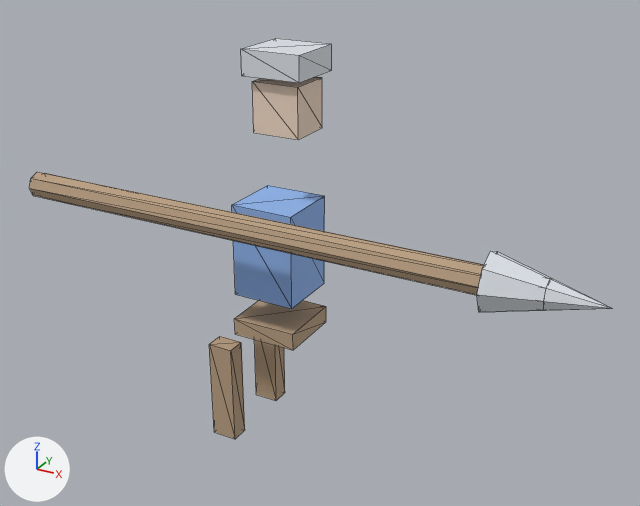
Two versions of the glTF model assets/models/vanguard/vanguard_pikeman.glb, one commit apart.
Both versions are drawn from a 50 mm lens placed at (36.7, -57.9, 51.1), pointed at (4.5, 0.5, 21.9). The axes (+X, +Y, +Z) are drawn at lower left. The lights are the same throughout. The older version comes first. Mesh edges are drawn as thin lines. Vertices at exactly the same position are counted once.

Script lines for the objects in view, before the commit:
```python
me_cube = bpy.data.meshes.new('Cube')
me_cube.from_pydata(...)  # a box spanning x -3.6..-1.4, y -4.3..-2.7, z 4.5..13.5; a box spanning x -3.6..-1.4, y 2.7..4.3, z 4.5..13.5; a box spanning x -1.8..3.8, y -2.8..2.8, z 18.0..26.0; a box spanning x -1.9..3.9, y -2.9..2.9, z 14.2..15.8; a box spanning x 0.0..4.0, y -1.9..1.9, z 32.0..36.0; a box spanning x -0.5..4.5, y -2.5..2.5, z 36.5..38.5; an 8-sided cylinder along x spanning x -19.0..25.0, y -7.6..-5.4, z 24.9..27.1; an 8-sided cone pointing to +x spanning x 21.0..29.0, y -8.7..-4.3, z 23.8..28.2
me_cube.materials.append(mat_main)
ob_vanguard_pikeman = bpy.data.objects.new('vanguard_pikeman', me_cube)
ob_vanguard_pikeman.location = (0.0, 0.0, 0.0)
```
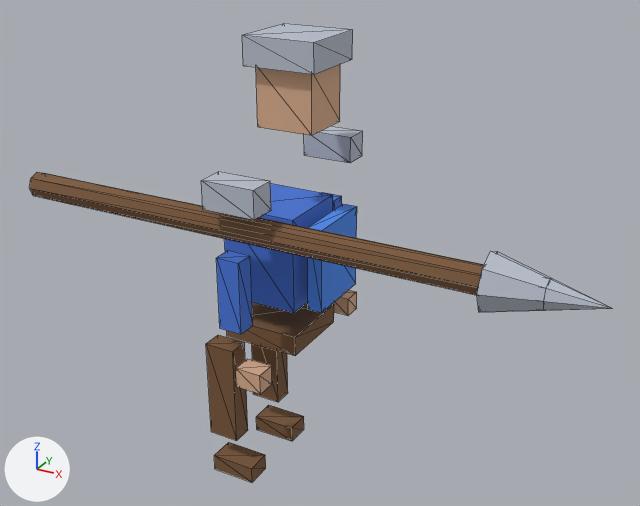
Patch to the scene script:
```diff
--- a/assets/models/vanguard/vanguard_pikeman.glb.py
+++ b/assets/models/vanguard/vanguard_pikeman.glb.py
@@ me_cube @@
 # used by ob_vanguard_pikeman; location = (0.0, 0.0, 0.0)
-me_cube.from_pydata(...)  # 73 vertices, 114 faces; spans x -19.0..29.0, y -8.7..4.3, z 4.5..38.5
+me_cube.from_pydata(...)  # 145 vertices, 222 faces; spans x -19.0..29.0, y -8.7..8.6, z 0.8..39.6
+# me_cube part 1: a new loose piece, a box spanning x -3.9..-1.1, y -4.4..-2.6, z 4.5..13.5, in mat_main
+# me_cube part 2: a new loose piece, a box spanning x -3.9..-1.1, y 2.6..4.4, z 4.5..13.5, in mat_main
+# me_cube part 3: a new loose piece, a box spanning x -3.5..0.5, y -4.7..-2.3, z 0.8..2.2, in mat_main
+# me_cube part 4: a new loose piece, a box spanning x -3.5..0.5, y 2.3..4.7, z 0.8..2.2, in mat_main
+# me_cube part 5: a new loose piece, a box spanning x -2.2..4.2, y -3.2..3.2, z 18.0..26.0, in mat_main
+# me_cube part 6: a new loose piece, a box spanning x 5.4..6.6, y -3.0..3.0, z 18.5..25.5, in mat_main
+# me_cube part 7: a new loose piece, a box spanning x -2.4..4.4, y -3.4..3.4, z 14.1..15.9, in mat_main
+# me_cube part 8: a new loose piece, a box spanning x -0.2..4.2, y -8.6..-6.4, z 27.9..30.1, in mat_main
+# me_cube part 9: a new loose piece, a box spanning x -0.2..4.2, y 6.4..8.6, z 27.9..30.1, in mat_main
+# me_cube part 10: a new loose piece, a box spanning x 0.5..2.5, y -8.3..-6.7, z 18.0..24.0, in mat_main
+# me_cube part 11: a new loose piece, a box spanning x 1.9..4.1, y -8.4..-6.7, z 13.1..14.9, in mat_main
+# me_cube part 12: a new loose piece, a box spanning x 0.5..2.5, y 6.7..8.3, z 18.0..24.0, in mat_main
+# me_cube part 13: a new loose piece, a box spanning x 1.9..4.1, y 6.7..8.4, z 13.1..14.9, in mat_main
+# me_cube part 14: a new loose piece, a box spanning x 0.6..5.4, y -2.2..2.2, z 32.6..37.4, in mat_main
+# me_cube part 15: a new loose piece, a box spanning x 0.0..6.0, y -3.0..3.0, z 37.4..39.6, in mat_main
+# me_cube part 16: 6 loose pieces with 48 vertices, spanning x -3.6..4.5, y -4.3..4.3, z 4.5..38.5, are deleted
+# me_cube part 17: 42 kept faces spanning x -19.0..29.0, y -8.7..-4.3, z 23.8..28.2 get new vertex colours
 me_cube.materials.append(mat_main)
```

What differs and where, as boxes [x1, y1, x2, y2] in the pictures (640 x 506 px):
'vanguard_pikeman', reshaped (14% taller): before [29, 38, 611, 439]; after [29, 23, 611, 482]
part 1 of me_cube, added (brown): after [206, 335, 248, 441]
part 2 of me_cube, added (brown): after [252, 344, 288, 402]
part 3 of me_cube, added (brown): after [214, 442, 266, 482]
part 4 of me_cube, added (brown): after [256, 405, 304, 441]
part 5 of me_cube, added (blue): after [224, 183, 333, 313]
part 6 of me_cube, added (blue): after [308, 204, 357, 313]
part 7 of me_cube, added (brown): after [227, 302, 334, 356]
part 8 of me_cube, added: after [201, 172, 271, 220]
part 9 of me_cube, added: after [304, 126, 363, 163]
part 10 of me_cube, added (blue): after [216, 251, 253, 334]
part 11 of me_cube, added (beige): after [236, 358, 272, 394]
part 12 of me_cube, added: after [322, 192, 342, 210]
part 13 of me_cube, added (brown): after [332, 290, 357, 316]
part 14 of me_cube, added (beige): after [256, 65, 340, 135]
part 15 of me_cube, added: after [242, 23, 353, 74]
part 16 of me_cube, deleted: before [209, 38, 332, 439]
part 17 of me_cube, recoloured (darker): [29, 172, 611, 312] in both
